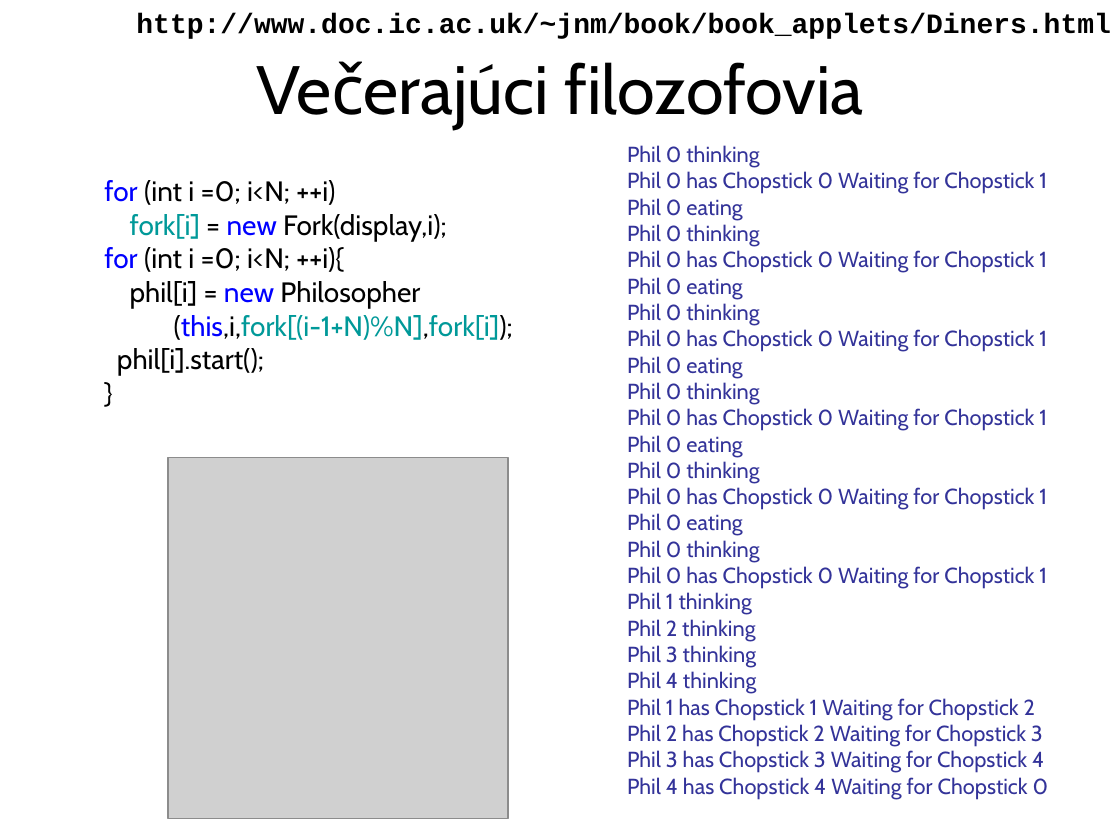
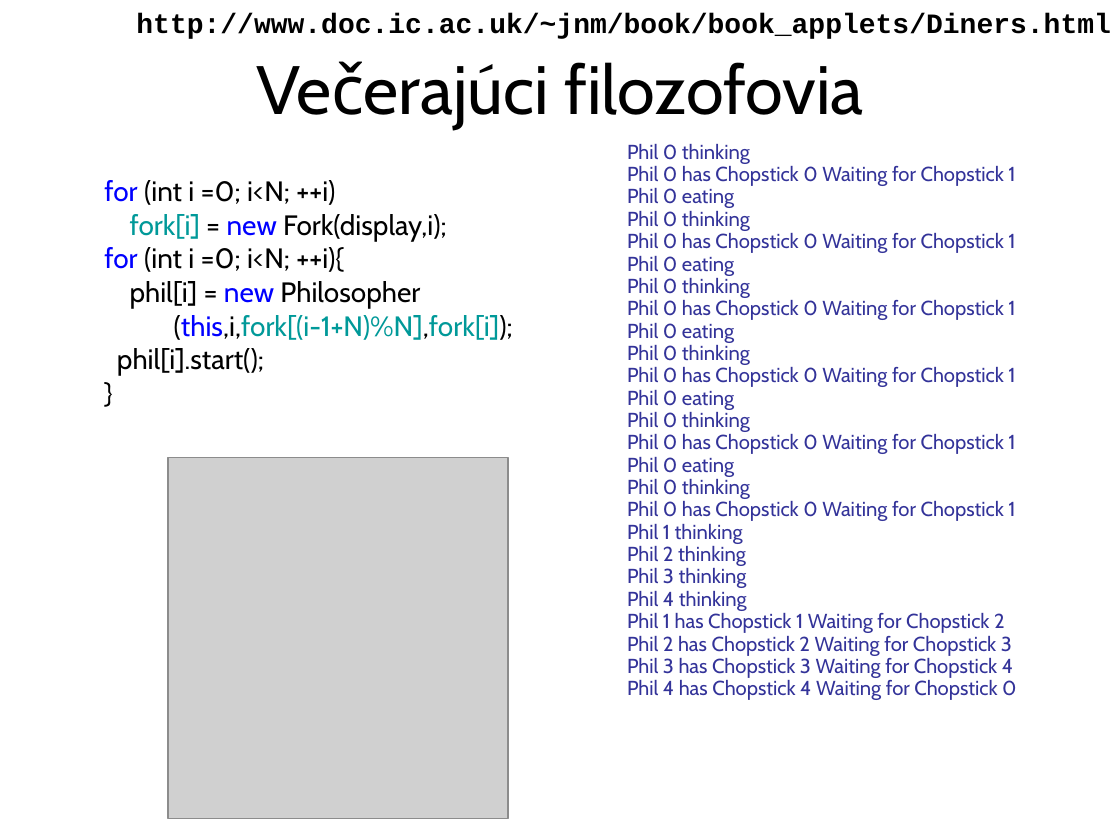
Before and after one commit to Programovanie4/Prednasky, a slide deck: slide 32 of 10/10_java.ppt. Drawn at 1120x840 pixels with LibreOffice and Linux fonts; fonts in the diff are those of the drawing; grey boxes stand for pictures. Boxes give left, top, right and bottom in pixels: in the first picture for what was removed or moved away, otherwise in the second. Text is boxed around its words. In the diff, an @@ line names an element or a change of style, - is before the commit and + after.

```diff
--- a/10/10_java.ppt
+++ b/10/10_java.ppt
@@ text "Phil 0 thinking" at bbox=[627, 144, 1016, 700]: size 14 to 12.9 pt; line spacing 0.8 to 0.7 @@
```
Also in this commit, not shown: 3 other slides changed.
